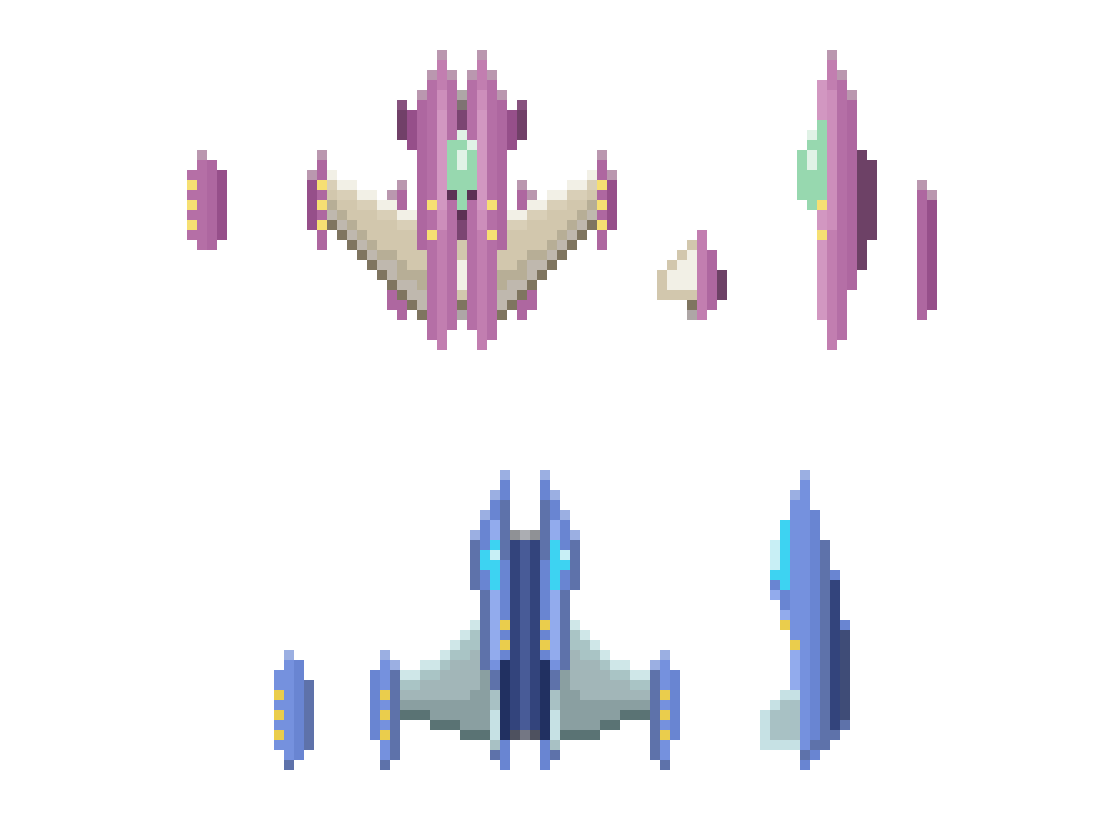
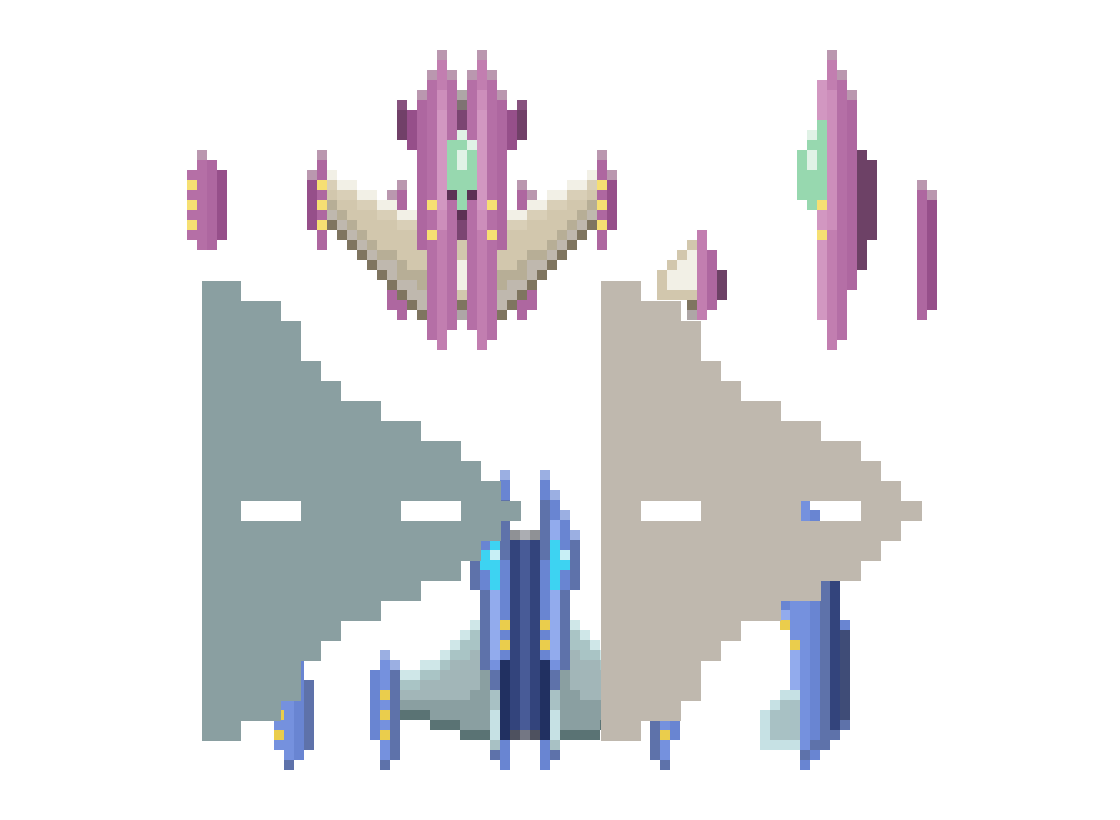
Revision of a layered 1120px x 820px image; what changed, layer by layer:
added layer "Layer 3" above "Layer 2" over [202, 281, 922, 741]
